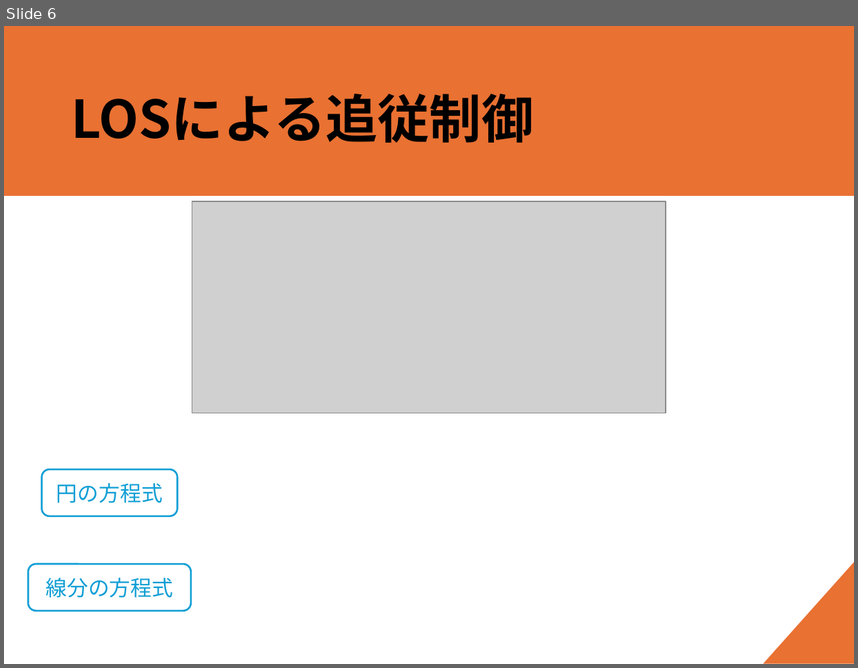
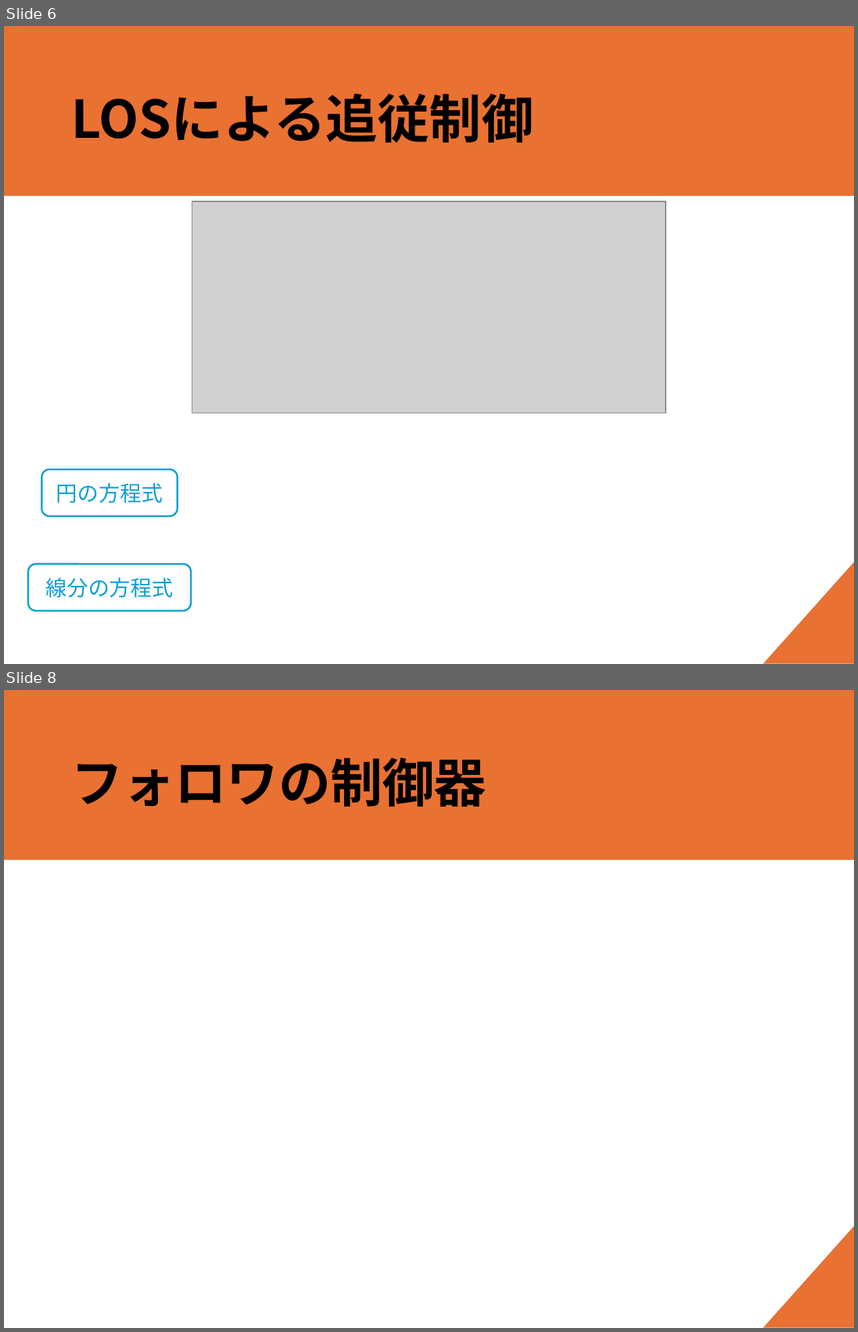
Before and after one commit to forest-book/MatlabLOSFormation, a slide deck: 進捗共有_20250612.pptx. Shown one above the other, each under a label of ours: slide 6 before the commit, slides 6 and 8 after it; the slides between them are not shown. The pictures are 858x668 and 858x1332 pixels, drawn with LibreOffice and Linux fonts; fonts in the diff are those of the drawing; grey boxes stand for pictures. Boxes give left, top, right and bottom in pixels: in the first picture for what was removed or moved away, otherwise in the second. Text is boxed around its words. In the diff, an @@ line names an element or a change of style, - is before the commit and + after.

```diff
--- a/進捗共有_20250612.pptx
+++ b/進捗共有_20250612.pptx
@@ slide 8 added at [4,690,854,1328], background #FFFFFF; not listed: 2 template elements that a slide beside it also shows @@
@@ title added at [71,758,486,807], 44 pt, text #000000, bold @@
+フォロワの制御器
```
Also in this commit, not shown: 1 other slide added, 2 slides removed.
